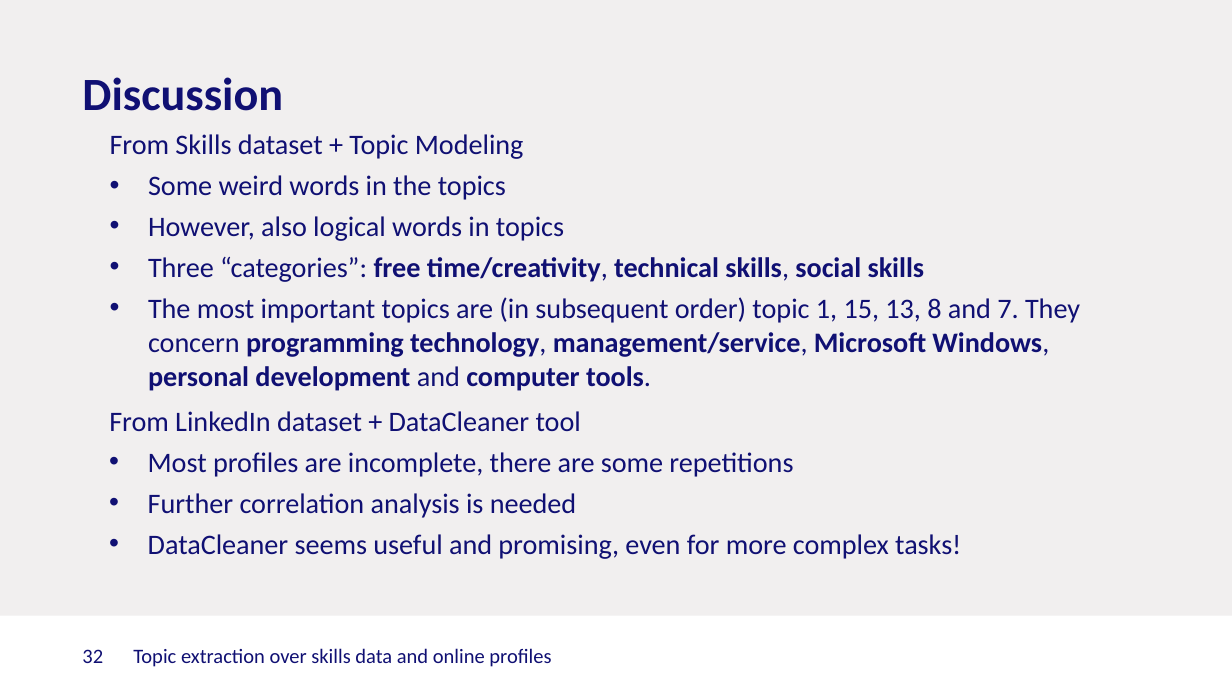
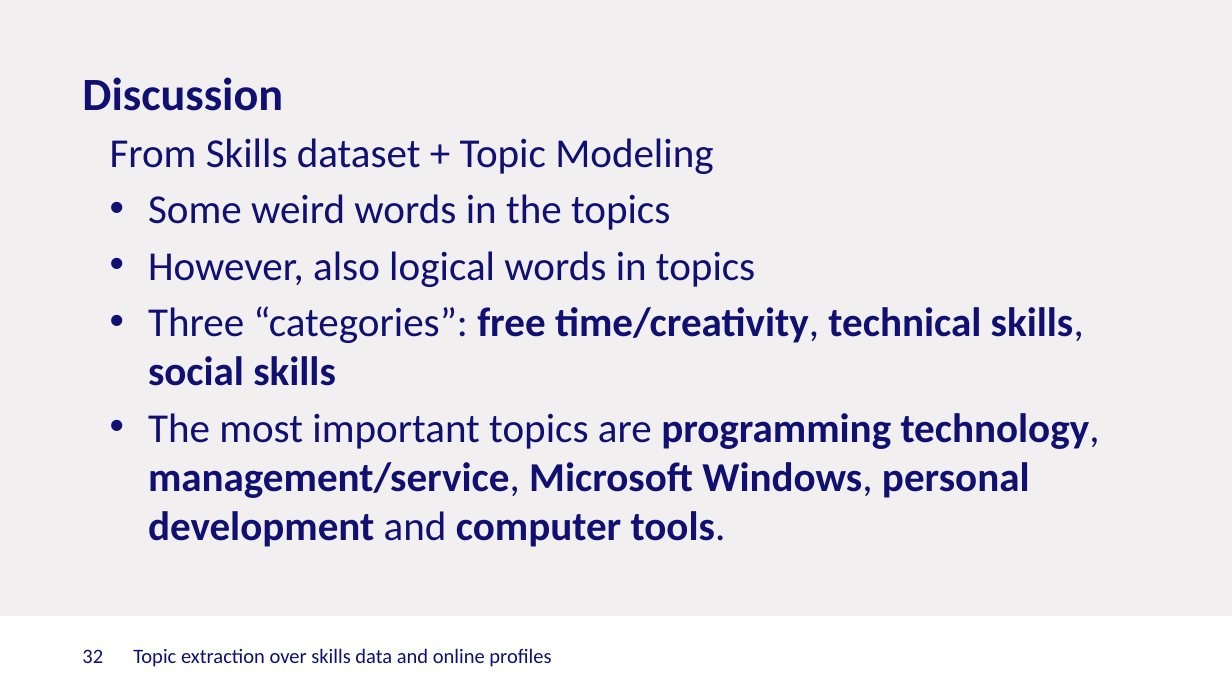
Before and after one commit to mgarriga/skills-topic-modeling, a slide deck: slide 32 of Presentation.pptx. Drawn at 1232x693 pixels with LibreOffice and Linux fonts; fonts in the diff are those of the drawing; background and template pictures are left out. Boxes give left, top, right and bottom in pixels: in the first picture for what was removed or moved away, otherwise in the second. Text is boxed around its words. In the diff, an @@ line names an element or a change of style, - is before the commit and + after.

```diff
--- a/Presentation.pptx
+++ b/Presentation.pptx
@@ text at [110,138,1084,386]: size 16.5 to 24 pt in "From Skills dataset + Topic Modeling", "Some weird words in the topics", "However, also logical words in topics", "Three “categories”: free time/creativity, technical skills,  ..." @@
@@ text removed at [109,411,961,559] @@
-    From LinkedIn dataset + DataCleaner tool
-    • Most profiles are incomplete, there are some repetitions
-    • Further correlation analysis is needed
-    • DataCleaner seems useful and promising, even for more complex tasks!
@@ text at [148,413,1100,547]: text changed; size 16.5 to 24 pt @@
-    • The most important topics are (in subsequent order) topic 1, 15, 13, 8 and 7. They concern programming technology, management/service, Microsoft Windows, personal development and computer tools.
+    • The most important topics are programming technology, management/service, Microsoft Windows, personal development and computer tools.
```
Also in this commit, not shown: 9 other slides changed, 1 slide added.
